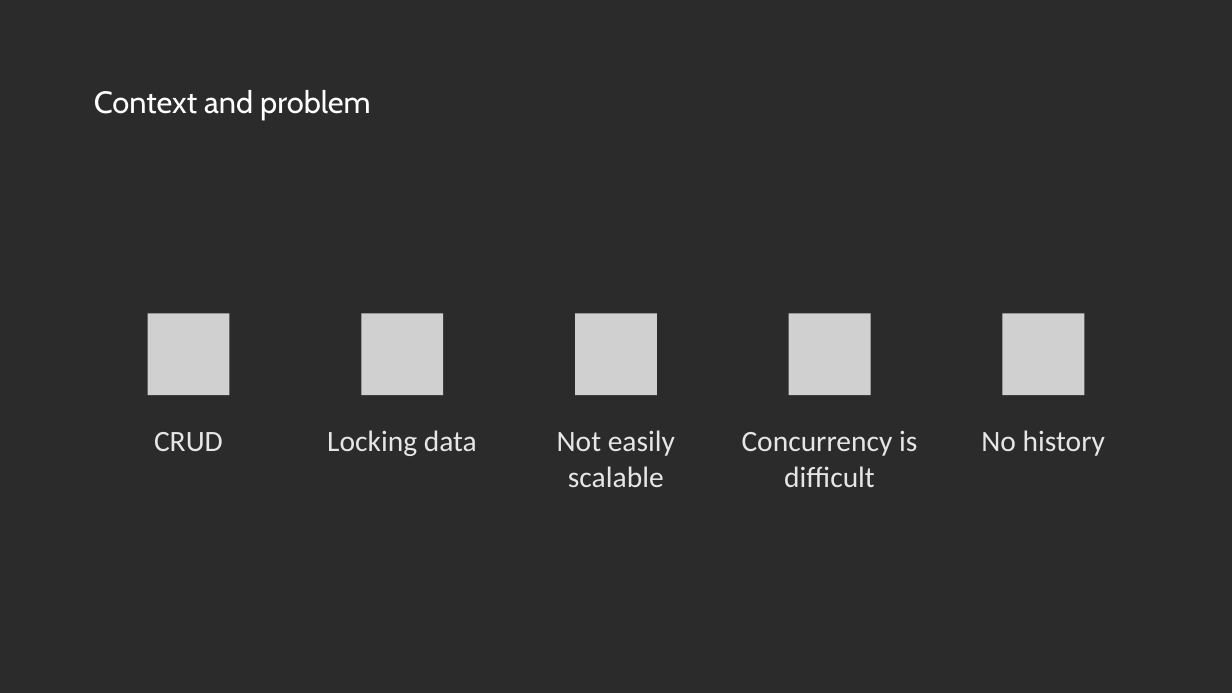
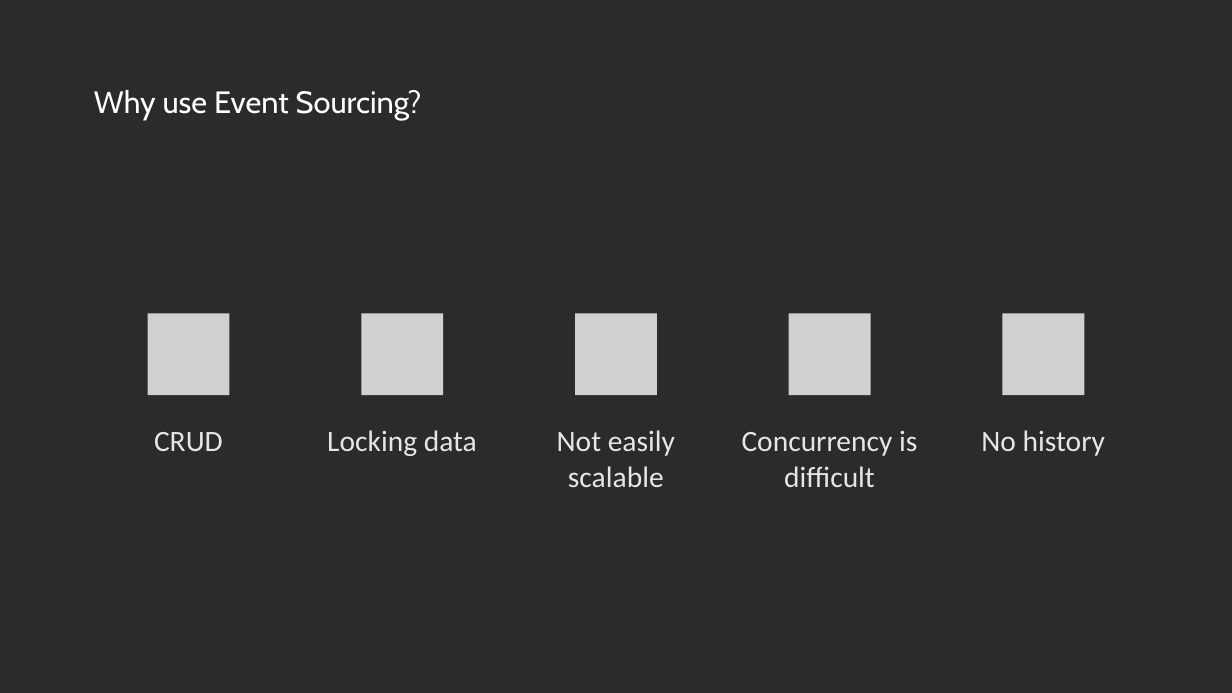
Before and after one commit to EldertGrootenboer/Implementing-an-Event-Sourcing-strategy-on-Azure, a slide deck: slide 5 of Implementing an Event Sourcing strategy on Azure.pptx. Drawn at 1232x693 pixels with LibreOffice and Linux fonts; fonts in the diff are those of the drawing; grey boxes stand for pictures; background and template pictures are left out; a plain dark background stands for a picture behind light text. Boxes give left, top, right and bottom in pixels: in the first picture for what was removed or moved away, otherwise in the second. Text is boxed around its words. In the diff, an @@ line names an element or a change of style, - is before the commit and + after.

```diff
--- a/Implementing an Event Sourcing strategy on Azure.pptx
+++ b/Implementing an Event Sourcing strategy on Azure.pptx
@@ title at <box>94,90,422,120</box>: text changed @@
-Context and problem
+Why use Event Sourcing?
```
Also in this commit, not shown: 1 other slide changed.
